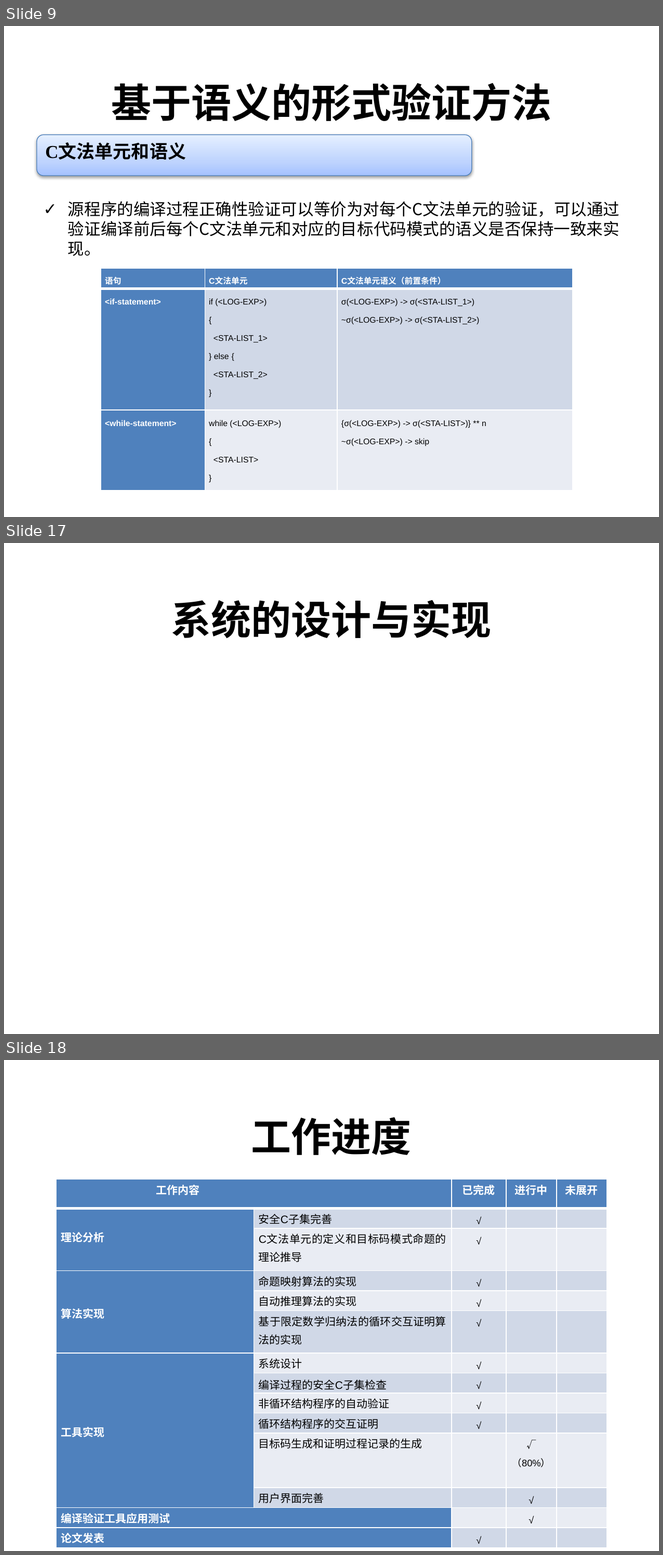
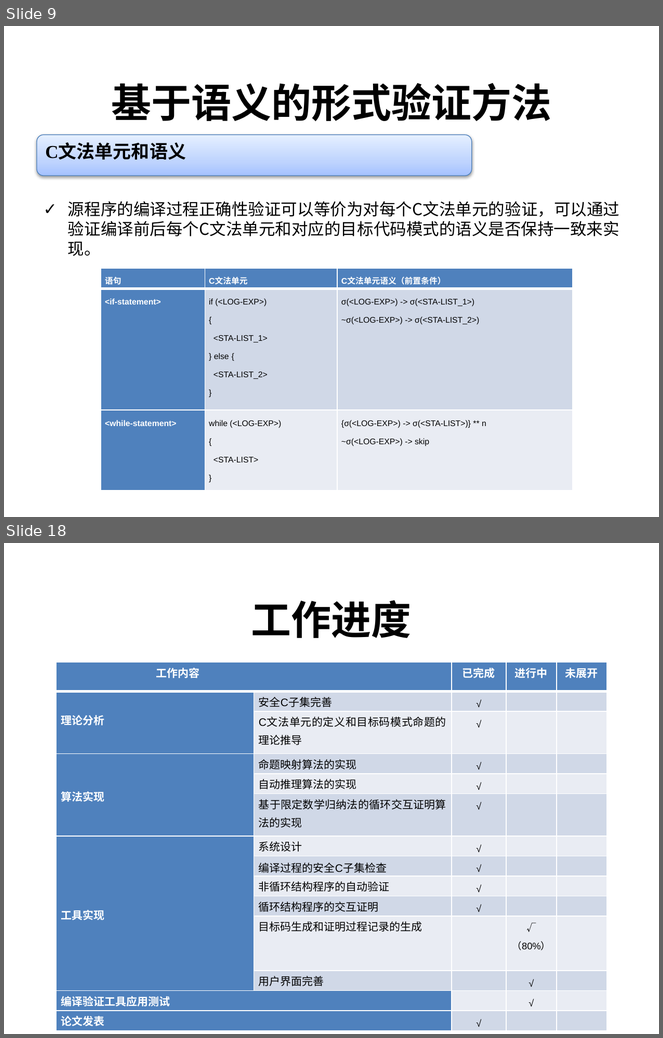
Before and after one commit to destiny1991/--2014--destiny, a slide deck: 中期检查/中期检查_陈志伟.pptx. Shown one above the other, each under a label of ours: slides 9, 17 and 18 before the commit, slides 9 and 18 after it; the slides between them are not shown. The pictures are 663x1555 and 663x1038 pixels, drawn with LibreOffice and Linux fonts; fonts in the diff are those of the drawing; background and template pictures are left out. Boxes give left, top, right and bottom in pixels: in the first picture for what was removed or moved away, otherwise in the second. Text is boxed around its words. In the diff, an @@ line names an element or a change of style, - is before the commit and + after.

```diff
--- a/中期检查/中期检查_陈志伟.pptx
+++ b/中期检查/中期检查_陈志伟.pptx
@@ slide 17 removed at (4, 543, 659, 1034), background #FFFFFF @@
@@ title removed at (171, 600, 492, 638) @@
-系统的设计与实现
```
Also in this commit, not shown: 5 slides changed, 3 slides added, 2 other slides removed.
